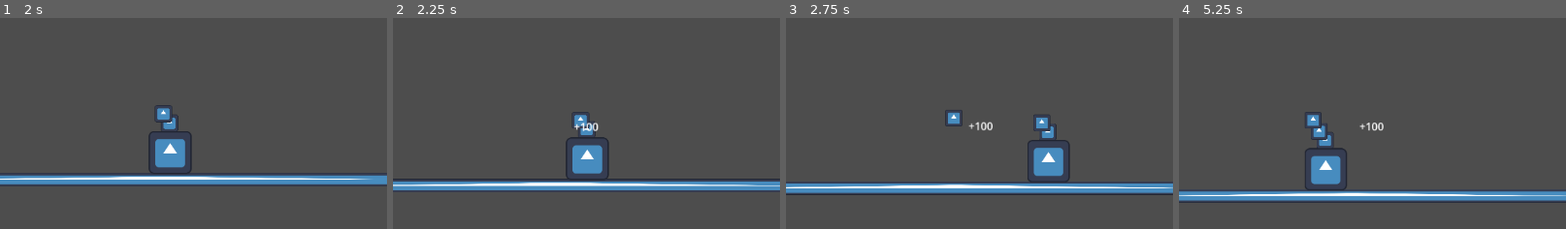
Above: before the commit, frames 1-4 (left to right).
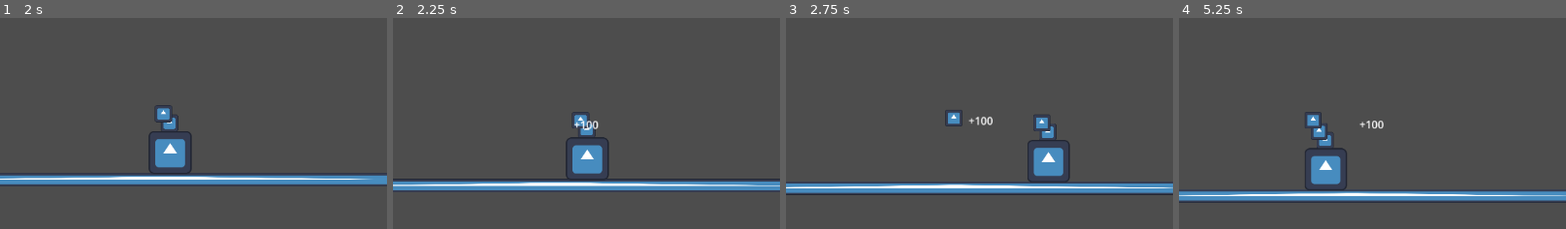
Above: after the commit, the same moments.

Repository: Nemo115/capybara_game
Game: Godot game, scene res://scenes/rigidbody_test_scene.tscn
Same seed, same stepped clock (60 frames per second), same inputs: the game is played once before the commit and once after it. The project has no main scene, so this scene is started directly. The engine's default icon, where the game draws it, is replaced by a stand-in: a white triangle on a blue panel in a dark square.
Inputs:
- Up to frame 1 (2 s): hold D (right) 0.53-1.28 s; tap Space (spawn) at 0.6, 1.35 s; hold A (left) from 1.28 s (still down)
- Up to frame 2 (2.25 s): release A (left) at 2.03 s; hold D (right) from 2.03 s (still down); tap Space (spawn) at 2.1 s
- Up to frame 3 (2.75 s): keep holding D (right)
- Up to frame 4 (5.25 s): tap Space (spawn) every 0.75 s from 2.85 to 5.1 s; release D (right) at 3.53 s; hold A (left) from 3.53 s (still down)
The pictures show only the part of the screen within x 29-79%, y 21-70%; the shares and areas given below are measured in that part.

Frame 1 is identical in both runs. In frame 2, 0.2% of the frame differs, in the area x 46-54%, y 48-54%; in frame 3, 0.2%, in the area x 47-54%, y 46-54%; in frame 4, 0.2%.

Commit message:
camera edit

Diff:
--- a/scripts/camera.gd
+++ b/scripts/camera.gd
@@ -12,6 +12,9 @@
 
 var rng = RandomNumberGenerator.new()
 var shake_strength: float = 0.0
+
+func _enter_tree() -> void:
+	Globals.camera = self
 
 func _ready() -> void:
 	Globals.tower.added_obj.connect(new_obj)
@@ -42,7 +45,7 @@
 
 func zoom_out():
 	var tween: Tween = get_tree().create_tween()
-	tween.tween_property(self, "zoom", zoom - Vector2(0.01, 0.01), 0.5)
+	tween.tween_property(self, "zoom", clamp(zoom - Vector2(0.01, 0.01), Vector2(0.45, 0.45), zoom), 0.5)
 	print("zoom changed")
 
 func new_obj():
--- a/scripts/mini_score.gd
+++ b/scripts/mini_score.gd
@@ -1,7 +1,7 @@
 extends Label
 class_name Mini_Score
 
-@export var float_speed: float = 10
+@export var float_speed: float = 20
 @export var lifetime: float = 1
 
 @onready var timer: Timer = $Timer
